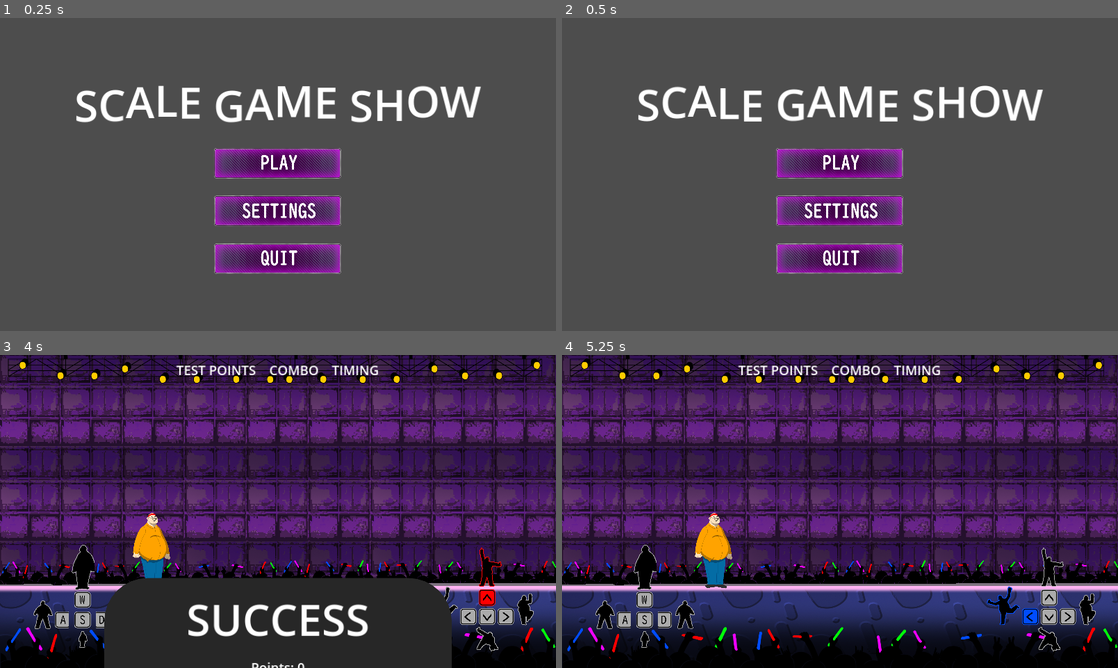
Above: before the commit, frames 1-4 (two rows, left to right).
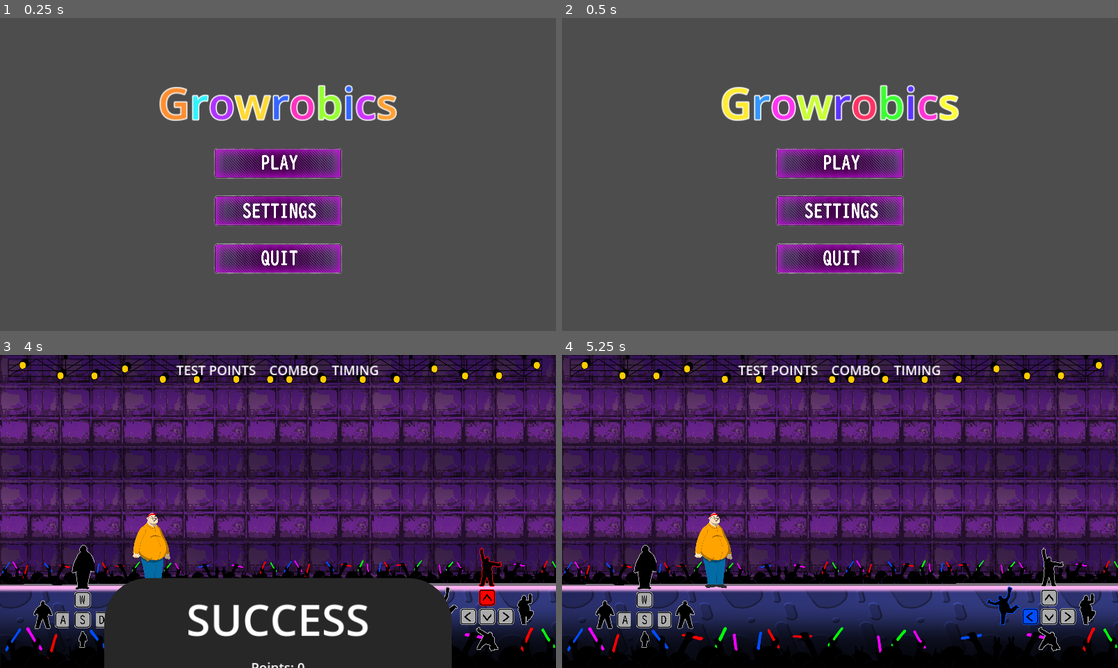
Above: after the commit, the same moments.

Repository: onegm/Scale-Game-Show
Game: Godot game, scene res://UI/main_menu/menu_screen.tscn
Two runs of this game, one before a commit and one after it. Both use one fixed random seed, a clock stepped at 60 frames per second and the inputs below.
Inputs (mouse positions are in pixels of both pictures, inside the frame that each line leads up to):
- Up to frame 1 (0.25 s): no input
- Up to frame 2 (0.5 s): no input
- Up to frame 3 (4 s): click (278, 498) at 0.5 s; tap Enter at 1.25, 2.75 s; hold Right (pose_right) 1.28-2.03 s; tap A (look_left) at 1.35, 2.85 s; tap Space at 2, 3.5 s; hold Down (pose_down) 2.03-2.78 s; tap D (look_right) at 2.1, 3.6 s; hold Right (pose_right) 2.78-3.53 s; hold Up (pose_up) from 3.53 s (still down)
- Up to frame 4 (5.25 s): release Up (pose_up) at 4.25 s; click "Try Again" at 4.25 s; tap Enter at 5 s; hold Left (pose_left) from 5.03 s (still down); tap A (look_left) at 5.1 s

The runs differ from the first frame. In frame 1, 6.5% of the frame differs, in the area x 13-87%, y 21-82%; in frame 2, 6.5%; in frame 3, less than 0.1%; in frame 4, nothing differs.
Error in both runs: Assertion failed: RESOURCE NOT FOUND: res://songs/song_timestamps/song_2.txt2.txt (res://songs/song_sequence.gd:16)

Commit message:
Song 2 updates

Diff:
--- a/UI/main_menu/menu_screen.tscn
+++ b/UI/main_menu/menu_screen.tscn
@@ -33,7 +33,7 @@
 layout_mode = 2
 theme_override_font_sizes/normal_font_size = 100
 bbcode_enabled = true
-text = "[wave amp=60]SCALE GAME SHOW"
+text = "[rainbow freq=0.3 val=1][outline_color=white][outline_size=10]Growrobics"
 fit_content = true
 autowrap_mode = 0
 
--- a/walls/Wall.tscn
+++ b/walls/Wall.tscn
@@ -132,7 +132,7 @@
 
 [node name="Outlines" type="AnimatedSprite2D" parent="."]
 sprite_frames = SubResource("SpriteFrames_wrvex")
-animation = &"6"
+animation = &"4"
 offset = Vector2(0, -375)
 
 [node name="CollisionShape2D" type="CollisionShape2D" parent="."]
--- /dev/null
+++ b/walls/wall_sequence/wall_sequence_2.gd
@@ -0,0 +1,13 @@
+extends WallSequence
+class_name Sequence2
+# Scale, direction, posture
+#9, intro, 12-20
+#6 chorus loop 1, 21-26
+#6 chorus loop 2, 27-32
+#17 breakdown, 33-49
+#6 chorus loop 3, 50-55
+#6 chorus loop 4, 56-61
+func _init():
+	sequence = [
+		PostureDTO.new(SIZE.MEDIUM, DIRECTION.RIGHT, POSTURE.FIGHT),
+	]
Not shown: 1 places in UI/main_menu/menu_screen.tscn that only renumber resources
Not shown, changed: songs/song_timestamps/song_3.txt
